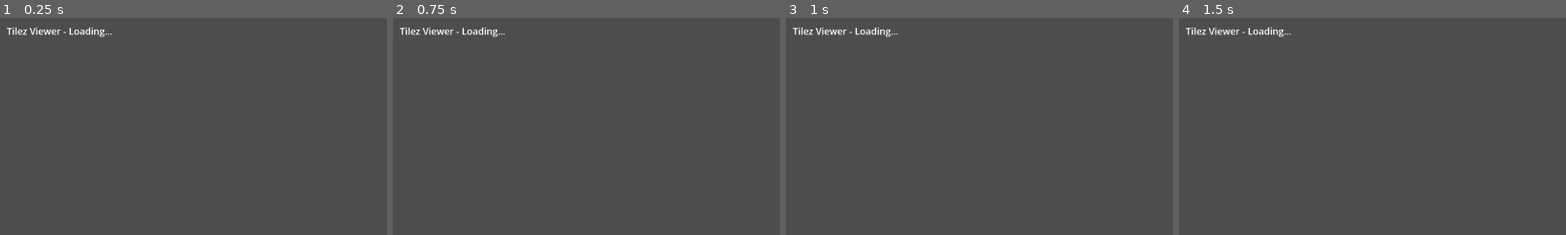
Above: before the commit, frames 1-4 (left to right).
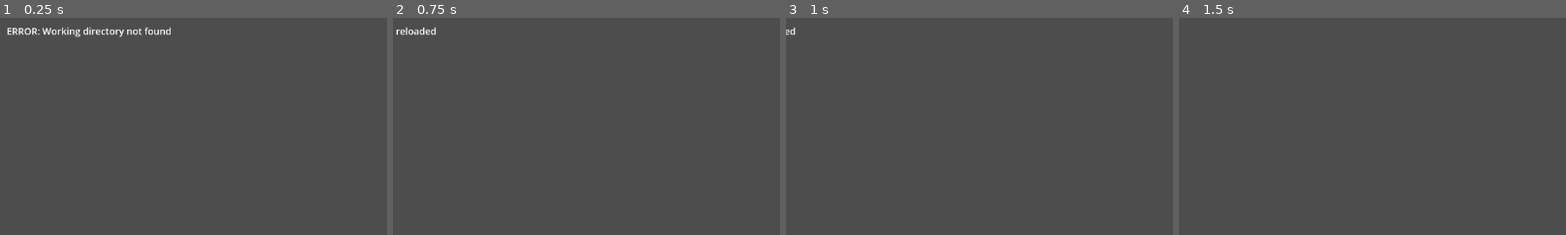
Above: after the commit, the same moments.

Repository: DanMarshall909/tilez
Game: Godot game, scene res://scenes/main.tscn
The game is run twice, just before and just after one commit, with the same random seed, the same clock (stepped at 60 frames per second) and the same inputs.
Inputs:
- Up to frame 1 (0.25 s): no input
- Up to frame 2 (0.75 s): tap Enter at 0.5 s; hold Right (ui_right) from 0.53 s (still down); tap R at 0.6 s
- Up to frame 3 (1 s): keep holding Right (ui_right)
- Up to frame 4 (1.5 s): tap Space at 1.25 s; release Right (ui_right) at 1.28 s; hold Down (ui_down) from 1.28 s (still down); tap R at 1.35 s
The pictures show only the part of the screen within x 0-50%, y 0-50%; the shares and areas given below are measured in that part.

The runs differ from the first frame. In frame 1, 0.8% of the frame differs, in the area x 1-45%, y 4-9%; in frame 2, 0.5%; in frame 3, 0.5%; in frame 4, 0.4%.
Error before the commit: Parse Error: Invalid argument for "log()" function: argument 1 should be "float" but is "String". (res://scenes/main.gd:41)

Commit message:
Fix Godot 4.5 compatibility and viewer script errors
- Rename custom log() function to debug_log() to avoid conflict with Godot builtin
- Fix OS.execute() signature for Godot 4.5 (removed extra parameters)
- Simplify async coroutine handling in generate_tile_with_flux_async()
- Update generated images path to correct location (C:\code\tilez\Tilez\generated\images)
- Viewer now successfully loads and displays procedurally-generated tiles

Diff:
--- a/TilezViewer/project/scenes/main.gd
+++ b/TilezViewer/project/scenes/main.gd
@@ -15,7 +15,7 @@
 
 # Tile generator settings
 var dotnet_project_path: String = "../../Tilez/Tilez.csproj"
-var generated_images_path: String = "C:\\code\\tilez\\generated\\images"  # Absolute path
+var generated_images_path: String = "C:\\code\\tilez\\Tilez\\generated\\images"  # Absolute path
 var base_url: String = "http://localhost:1234"
 var ai_model: String = "flux.1-schnell"  # Using schnell (faster) variant
 var use_ai: bool = true
@@ -30,7 +30,7 @@
 var log_file: String = "user://"  # Godot user directory
 var debug_enabled: bool = true
 
-func log(msg: String) -> void:
+func debug_log(msg: String) -> void:
 	var timestamp = Time.get_ticks_msec()
 	var formatted = "[%d] %s" % [timestamp, msg]
 	print(formatted)
@@ -38,33 +38,33 @@
 		print_debug(formatted)
 
 func _ready() -> void:
-	log("=== TILEZ VIEWER STARTING ===")
-	log("Godot version: %s" % Engine.get_version_info()["string"])
-	log("Working directory: %s" % ProjectSettings.globalize_path("res://"))
-	log("Generated images path: %s" % generated_images_path)
+	debug_log("=== TILEZ VIEWER STARTING ===")
+	debug_log("Godot version: %s" % Engine.get_version_info()["string"])
+	debug_log("Working directory: %s" % ProjectSettings.globalize_path("res://"))
+	debug_log("Generated images path: %s" % generated_images_path)
 
 	camera = $Camera2D
 	label = $Label
 
 	if camera == null:
-		log("ERROR: Camera2D not found!")
+		debug_log("ERROR: Camera2D not found!")
 		return
 	if label == null:
-		log("ERROR: Label not found!")
+		debug_log("ERROR: Label not found!")
 		return
 
-	log("Camera and Label initialized successfully")
+	debug_log("Camera and Label initialized successfully")
 
 	# Set up initial view
 	camera.zoom = Vector2(current_zoom, current_zoom)
 	camera.position = Vector2(0, 0)
 
-	log("Camera positioned at (0,0) with zoom %.2f" % current_zoom)
+	debug_log("Camera positioned at (0,0) with zoom %.2f" % current_zoom)
 
 	update_label("Initializing Tilez Viewer...\nLooking for pre-generated tiles...")
 
 	# Generate initial 3x3 grid
-	log("Generating initial 3x3 tile grid around (0, 0)")
+	debug_log("Generating initial 3x3 tile grid around (0, 0)")
 	generate_surrounding_tiles(0, 0)
 	update_label("Ready. Use arrow keys to pan, +/- to zoom.\nGenerating tiles in background...")
 
@@ -124,33 +124,33 @@
 	var tile_coord = Vector2i(x, y)
 	var coord_str = str(tile_coord)
 
-	log("generate_tile(%d, %d) called" % [x, y])
+	debug_log("generate_tile(%d, %d) called" % [x, y])
 
 	# Check if already loaded
 	if tiles.has(coord_str):
-		log("  -> Already loaded in tiles dict")
+		debug_log("  -> Already loaded in tiles dict")
 		return
 
 	# Try to load pre-generated tile
-	log("  -> Checking for pre-generated files...")
+	debug_log("  -> Checking for pre-generated files...")
 	var files = get_matching_files(generated_images_path, "tile_%d_%d" % [x, y])
-	log("  -> Found %d matching files" % files.size())
+	debug_log("  -> Found %d matching files" % files.size())
 
 	if files.size() > 0:
 		# Found pre-generated tile, load it
-		log("  -> Loading pre-generated tile: %s" % files[0])
+		debug_log("  -> Loading pre-generated tile: %s" % files[0])
 		var texture = load_image_as_texture(files[0])
 		if texture:
-			log("  -> Texture loaded successfully")
+			debug_log("  -> Texture loaded successfully")
 			tiles[coord_str] = texture
 			display_tile(x, y, texture)
 			loaded_coords[coord_str] = true
 			return
 		else:
-			log("  -> ERROR: Failed to load texture")
+			debug_log("  -> ERROR: Failed to load texture")
 
 	# No pre-generated tile found, generate one
-	log("  -> No pre-generated tile found, will generate with AI")
+	debug_log("  -> No pre-generated tile found, will generate with AI")
 	loaded_coords[coord_str] = true
 	if use_ai:
 		generate_tile_with_flux_async(x, y)
@@ -159,17 +159,14 @@
 
 func generate_tile_with_flux_async(x: int, y: int) -> void:
 	# Wrapper to handle async generation
-	log("generate_tile_with_flux_async(%d, %d) started" % [x, y])
-	var task = generate_tile_with_flux(x, y)
-	if task is Coroutine:
-		log("  -> Awaiting generation task...")
-		await task
-	log("  -> Task completed")
+	debug_log("generate_tile_with_flux_async(%d, %d) started" % [x, y])
+	await generate_tile_with_flux(x, y)
+	debug_log("  -> Task completed")
 
 func generate_tile_with_flux(x: int, y: int) -> void:
 	var seed = hash_coord(x, y)
 
-	log("[FLUX GEN] Starting tile generation (%d, %d) seed=%d" % [x, y, seed])
+	debug_log("[FLUX GEN] Starting tile generation (%d, %d) seed=%d" % [x, y, seed])
 	update_label("Generating tile (%d, %d)...\nSeed: %d" % [x, y, seed])
 
 	# Build full command line
@@ -183,68 +180,68 @@
 		seed
 	]
 
-	log("[FLUX GEN] Working dir: %s" % working_dir)
-	log("[FLUX GEN] Command: %s" % cmd_line)
+	debug_log("[FLUX GEN] Working dir: %s" % working_dir)
+	debug_log("[FLUX GEN] Command: %s" % cmd_line)
 
 	# Check if working directory exists
 	var dir = DirAccess.open(working_dir)
 	if dir == null:
-		log("[FLUX GEN] ERROR: Working directory not found: %s" % working_dir)
+		debug_log("[FLUX GEN] ERROR: Working directory not found: %s" % working_dir)
 		update_label("ERROR: Working directory not found")
 		return
-	log("[FLUX GEN] Working directory verified")
+	debug_log("[FLUX GEN] Working directory verified")
 
 	# Run the command
 	var output = []
-	log("[FLUX GEN] Executing command...")
+	debug_log("[FLUX GEN] Executing command...")
 	var start_time = Time.get_ticks_msec()
 
-	var result = OS.execute("cmd.exe", ["/C", cmd_line], output, true, [], true, working_dir)
+	var result = OS.execute("cmd.exe", ["/C", cmd_line], output, true)
 
 	var elapsed = Time.get_ticks_msec() - start_time
-	log("[FLUX GEN] Command finished in %d ms, exit code: %d" % [elapsed, result])
+	debug_log("[FLUX GEN] Command finished in %d ms, exit code: %d" % [elapsed, result])
 
 	# Log output
 	if output.size() > 0:
 		var output_str = output[0] if output.size() > 0 else ""
-		log("[FLUX GEN] Output (first 500 chars): %s" % output_str.substr(0, 500))
+		debug_log("[FLUX GEN] Output (first 500 chars): %s" % output_str.substr(0, 500))
 	else:
-		log("[FLUX GEN] No output captured")
+		debug_log("[FLUX GEN] No output captured")
 
 	# Wait for file system
-	log("[FLUX GEN] Waiting 1 second for file system sync...")
+	debug_log("[FLUX GEN] Waiting 1 second for file system sync...")
 	await get_tree().create_timer(1.0).timeout
 
 	# Check for generated files
-	log("[FLUX GEN] Looking for generated files...")
+	debug_log("[FLUX GEN] Looking for generated files...")
 	var search_pattern = "tile_%d_%d" % [x, y]
-	log("[FLUX GEN] Search pattern: %s" % search_pattern)
+	debug_log("[FLUX GEN] Search pattern: %s" % search_pattern)
 
 	var files = get_matching_files(generated_images_path, search_pattern)
-	log("[FLUX GEN] Found %d matching files" % files.size())
+	debug_log("[FLUX GEN] Found %d matching files" % files.size())
 
 	for f in files:
-		log("[FLUX GEN] File: %s" % f)
+		debug_log("[FLUX GEN] File: %s" % f)
 
 	if files.size() > 0:
-		log("[FLUX GEN] Loading first file: %s" % files[0])
+		debug_log("[FLUX GEN] Loading first file: %s" % files[0])
 		var texture = load_image_as_texture(files[0])
 		if texture:
-			log("[FLUX GEN] Texture loaded successfully")
+			debug_log("[FLUX GEN] Texture loaded successfully")
 			var coord_str = str(Vector2i(x, y))
 			tiles[coord_str] = texture
 			display_tile(x, y, texture)
 			update_label("Tile (%d, %d) loaded!\nPan: arrows, Zoom: +/-" % [x, y])
-			log("[FLUX GEN] Tile displayed successfully")
+			debug_log("[FLUX GEN] Tile displayed successfully")
 		else:
-			log("[FLUX GEN] ERROR: Failed to load texture from %s" % files[0])
+			debug_log("[FLUX GEN] ERROR: Failed to load texture from %s" % files[0])
 			update_label("ERROR: Failed to load texture")
 	else:
-		log("[FLUX GEN] ERROR: No generated files found")
-		log("[FLUX GEN] Checked directory: %s" % generated_images_path)
+		debug_log("[FLUX GEN] ERROR: No generated files found")
+		debug_log("[FLUX GEN] Checked directory: %s" % generated_images_path)
 		var dir_check = DirAccess.open(generated_images_path)
 		if dir_check:
-			log("[FLUX GEN] Directory exists and is readable")
+			debug_log("[FLUX GEN] Directory exists and is readable")
 			# List all PNG files in directory
 			dir_check.list_dir_begin()
 			var file_name = dir_check.get_next()
@@ -253,9 +250,9 @@
 				if file_name.ends_with(".png"):
 					png_count += 1
 				file_name = dir_check.get_next()
-			log("[FLUX GEN] Total PNG files in directory: %d" % png_count)
+			debug_log("[FLUX GEN] Total PNG files in directory: %d" % png_count)
 		else:
-			log("[FLUX GEN] ERROR: Cannot open directory %s" % generated_images_path)
+			debug_log("[FLUX GEN] ERROR: Cannot open directory %s" % generated_images_path)
 		update_label("ERROR: Tile generation failed")
 
 func generate_tile_procedural(x: int, y: int) -> void:
@@ -287,32 +284,32 @@
 				loaded_coords[coord_str] = true
 
 func display_tile(x: int, y: int, texture: Texture2D) -> void:
-	log("[DISPLAY] Displaying tile (%d, %d)" % [x, y])
+	debug_log("[DISPLAY] Displaying tile (%d, %d)" % [x, y])
 	var sprite = Sprite2D.new()
 	sprite.texture = texture
 	sprite.position = Vector2(x * tile_size + tile_size / 2.0, y * tile_size + tile_size / 2.0)
 	sprite.centered = true
 	$TileContainer.add_child(sprite)
-	log("[DISPLAY] Sprite added to container at position %.1f, %.1f" % [sprite.position.x, sprite.position.y])
+	debug_log("[DISPLAY] Sprite added to container at position %.1f, %.1f" % [sprite.position.x, sprite.position.y])
 
 func load_image_as_texture(path: String) -> Texture2D:
-	log("[TEXTURE] Loading image: %s" % path)
+	debug_log("[TEXTURE] Loading image: %s" % path)
 
 	# Check file exists
 	if not ResourceLoader.exists(path):
-		log("[TEXTURE] Path does not exist as resource: %s" % path)
+		debug_log("[TEXTURE] Path does not exist as resource: %s" % path)
 
 	# Try loading PNG directly
 	var image = Image.new()
 	var error = image.load(path)
 
 	if error == OK:
-		log("[TEXTURE] Image loaded successfully, size: %dx%d" % [image.get_width(), image.get_height()])
+		debug_log("[TEXTURE] Image loaded successfully, size: %dx%d" % [image.get_width(), image.get_height()])
 		var texture = ImageTexture.create_from_image(image)
-		log("[TEXTURE] Texture created successfully")
+		debug_log("[TEXTURE] Texture created successfully")
 		return texture
 	else:
-		log("[TEXTURE] ERROR loading image, error code: %d" % error)
+		debug_log("[TEXTURE] ERROR loading image, error code: %d" % error)
 		return null
 
 func get_matching_files(directory: String, pattern: String) -> PackedStringArray:
@@ -321,16 +318,16 @@
 	# Use absolute path
 	var abs_dir = "C:\\code\\tilez\\generated\\images"
 
-	log("[FILE SEARCH] Looking in: %s" % abs_dir)
-	log("[FILE SEARCH] Pattern: %s" % pattern)
+	debug_log("[FILE SEARCH] Looking in: %s" % abs_dir)
+	debug_log("[FILE SEARCH] Pattern: %s" % pattern)
 
 	var dir = DirAccess.open(abs_dir)
 
 	if dir == null:
-		log("[FILE SEARCH] ERROR: Could not open directory: %s" % abs_dir)
+		debug_log("[FILE SEARCH] ERROR: Could not open directory: %s" % abs_dir)
 		return result
 
-	log("[FILE SEARCH] Directory opened successfully")
+	debug_log("[FILE SEARCH] Directory opened successfully")
 
 	dir.list_dir_begin()
 	var file_name = dir.get_next()
@@ -339,21 +336,21 @@
 
 	while file_name != "":
 		total_files += 1
-		log("[FILE SEARCH] Checking: %s" % file_name)
+		debug_log("[FILE SEARCH] Checking: %s" % file_name)
 
 		if file_name != "." and file_name != ".." and file_name.ends_with(".png"):
-			log("[FILE SEARCH]   - Is PNG")
+			debug_log("[FILE SEARCH]   - Is PNG")
 			if pattern in file_name:
 				var full_path = abs_dir.path_join(file_name)
 				result.append(full_path)
 				matching_files += 1
-				log("[FILE SEARCH]   - MATCH! Pattern '%s' found in '%s'" % [pattern, file_name])
+				debug_log("[FILE SEARCH]   - MATCH! Pattern '%s' found in '%s'" % [pattern, file_name])
 			else:
-				log("[FILE SEARCH]   - No match for pattern '%s'" % pattern)
+				debug_log("[FILE SEARCH]   - No match for pattern '%s'" % pattern)
 
 		file_name = dir.get_next()
 
-	log("[FILE SEARCH] Scanned %d files, found %d matches" % [total_files, matching_files])
+	debug_log("[FILE SEARCH] Scanned %d files, found %d matches" % [total_files, matching_files])
 
 	return result
 
Not shown, added: zoomable_narrative_tile_world_implementation_plan_v2.md
